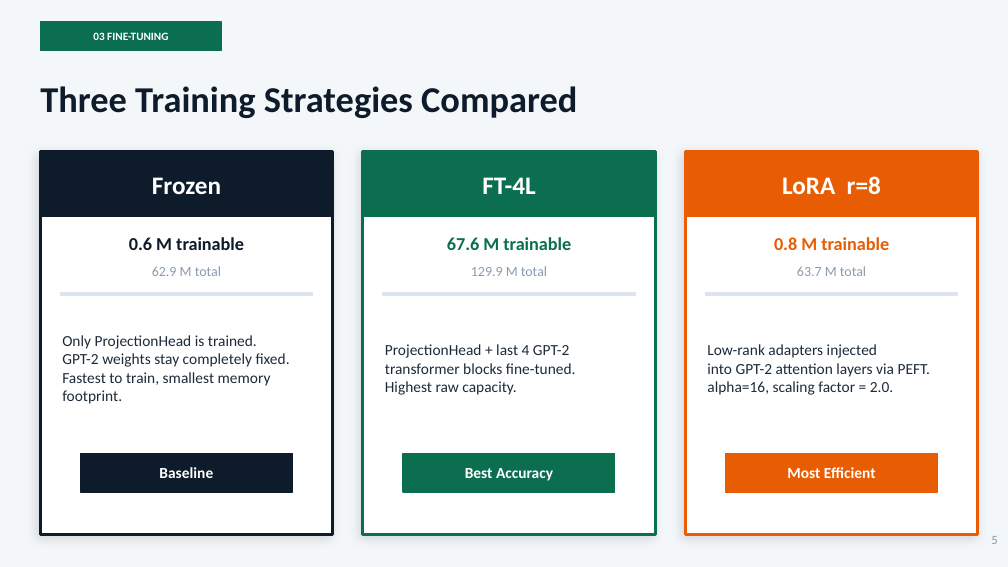
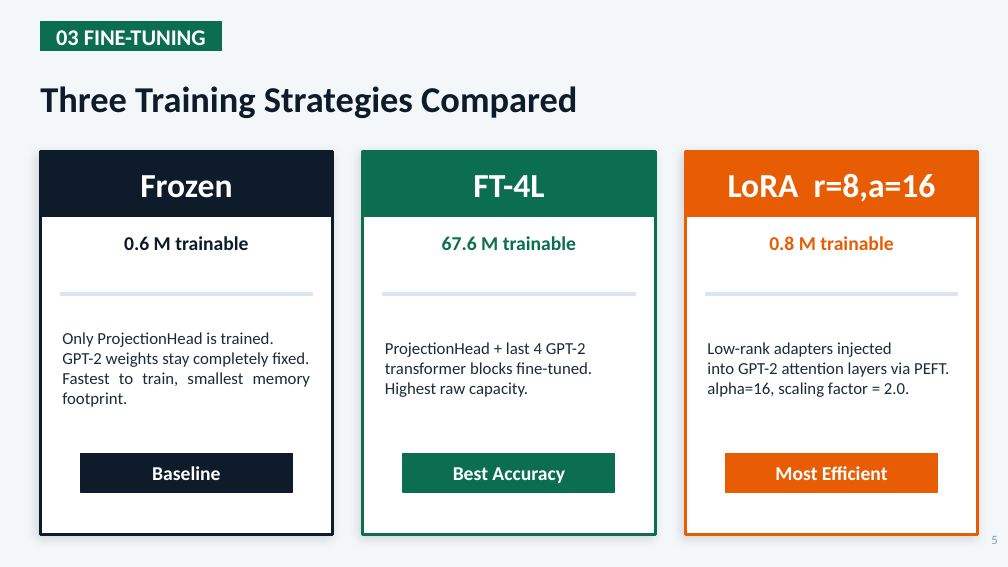
Before and after one commit to lequo-neu/Generative_Project, a slide deck: slide 5 of reports/Generative_Presentation_Group8.pptx. Drawn at 1008x567 pixels with LibreOffice and Linux fonts; fonts in the diff are those of the drawing. Boxes give left, top, right and bottom in pixels: in the first picture for what was removed or moved away, otherwise in the second. Text is boxed around its words. In the diff, an @@ line names an element or a change of style, - is before the commit and + after.

```diff
--- a/reports/Generative_Presentation_Group8.pptx
+++ b/reports/Generative_Presentation_Group8.pptx
@@ text "03 FINE-TUNING" at [56, 30, 206, 45]: size 8 to 16 pt @@
@@ text "Frozen" at [140, 175, 232, 198]: size 18 to 24 pt @@
@@ text "FT-4L" at [473, 175, 544, 197]: size 18 to 24 pt @@
@@ text at [728, 173, 936, 202]: text changed; size 18 to 24 pt @@
-LoRA r=8
+LoRA r=8,a=16
@@ size 13 to 14 pt in 3 elements at [124, 236, 248, 250], [442, 236, 576, 250], [769, 236, 893, 250] @@
@@ text removed at [152, 266, 221, 276] @@
-62.9 M total
@@ text removed at [471, 266, 547, 276] @@
-129.9 M total
@@ text removed at [797, 266, 866, 276] @@
-63.7 M total
@@ text "Only ProjectionHead is trained." at [62, 332, 310, 407]: size 11 to 12 pt; alignment left to justified @@
@@ text "ProjectionHead + last 4 GPT-2" at [385, 342, 592, 397]: size 11 to 12 pt @@
@@ text "Low-rank adapters injected" at [707, 342, 949, 397]: size 11 to 12 pt @@
@@ size 11 to 14 pt in 3 elements at [152, 466, 220, 480], [453, 467, 565, 483], [775, 466, 888, 480] @@
```
Also in this commit, not shown: 14 other slides changed, 4 other files.
